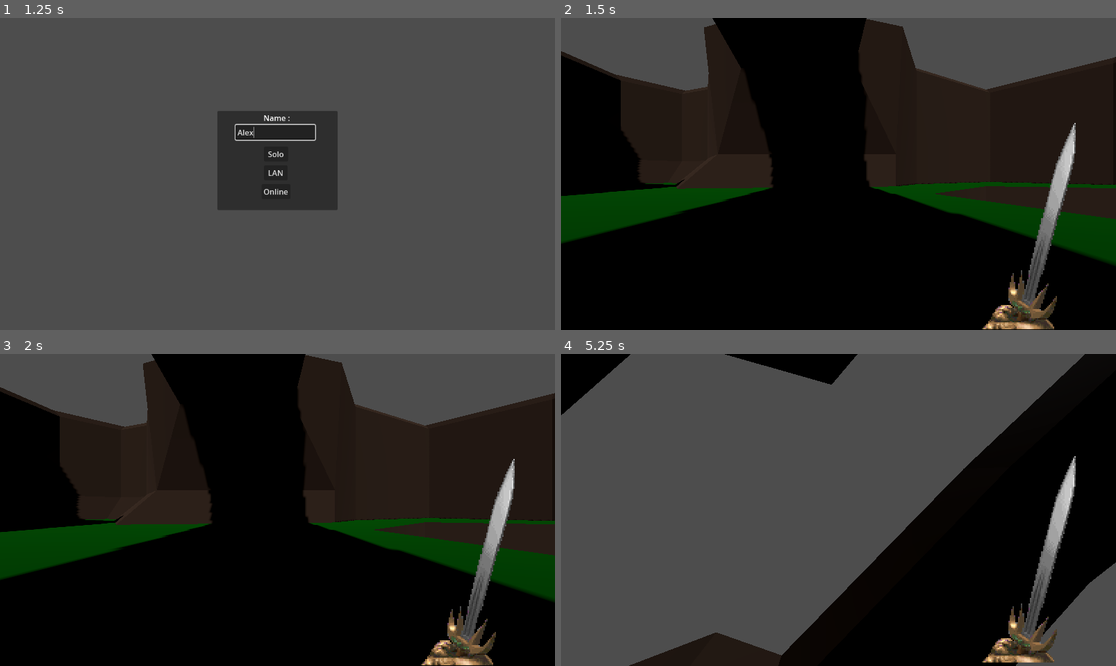
Above: before the commit, frames 1-4 (two rows, left to right).
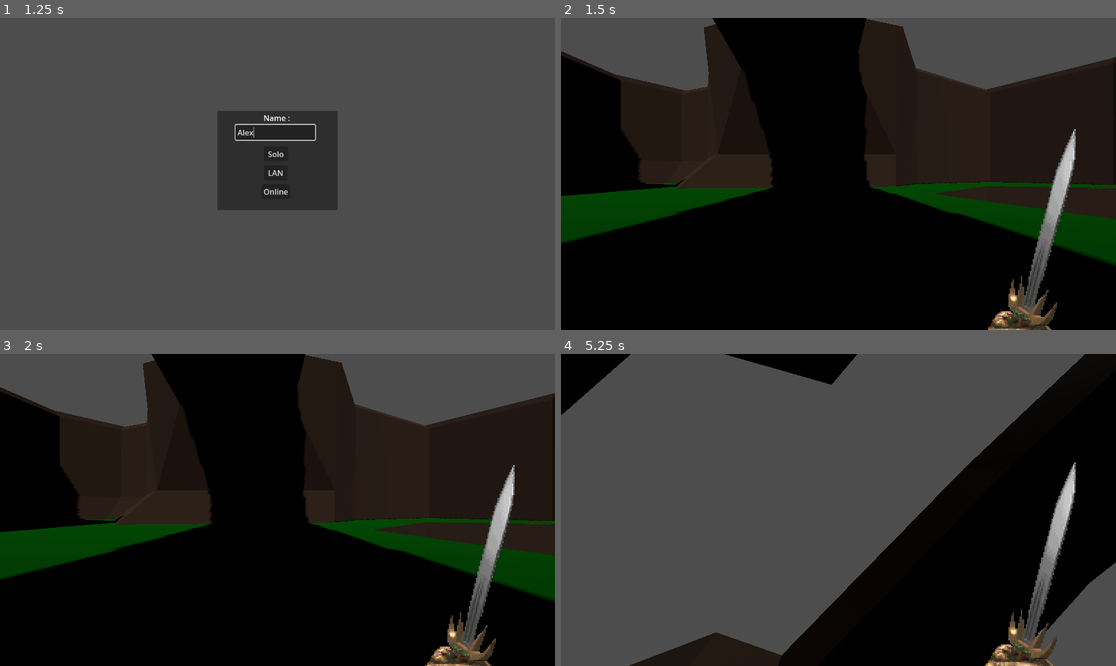
Above: after the commit, the same moments.

Repository: AdrienPiechocki/Magus-Opus
Game: Godot game, scene res://Scenes/Lobby.tscn
The game is run twice, just before and just after one commit, with the same random seed, the same clock (stepped at 60 frames per second) and the same inputs.
Inputs (mouse positions are in pixels of both pictures, inside the frame that each line leads up to):
- Up to frame 1 (1.25 s): click (277, 133) at 0.52 s; type "Alex" at 0.6 s
- Up to frame 2 (1.5 s): click "Solo" at 1.25 s
- Up to frame 3 (2 s): no input
- Up to frame 4 (5.25 s): move the mouse to (960, 494) at 2.02 s; hold D (right) 2.03-2.78 s; hold Shift (sprint) 2.03-2.78 s; tap L (light) at 2.1, 3.05, 3.6, 4.55, 5.1 s; tap Space (jump) at 2.27, 3.02, 4.52 s; move the mouse to (727, 525) at 2.77 s; hold S (backward) 2.78-3.53 s; tap Shift (sprint) at 2.85, 4.35 s; move the mouse to (894, 441) at 3.52 s; hold D (right) 3.53-4.28 s; hold Shift (sprint) 3.53-4.28 s; move the mouse to (810, 572) at 4.27 s; hold W (forward) 4.28-5.03 s; move the mouse to (1005, 556) at 5.02 s; hold A (left) from 5.03 s (still down); hold Shift (sprint) from 5.03 s (still down)

Frame 1 is identical in both runs. In frame 2, 1.7% of the frame differs, in the area x 75-93%, y 33-100%; in frame 3, 1.7%; in frame 4, 1.8%, in the area x 75-93%, y 32-100%.

Commit message:
added settings

Diff:
--- /dev/null
+++ b/Prefabs/GameManager.tscn
@@ -0,0 +1,14 @@
+[gd_scene load_steps=3 format=3 uid="uid://b4aronf3viax3"]
+
+[ext_resource type="Script" uid="uid://5ka6vhemksjo" path="res://Scripts/GameManager.gd" id="1_4v1xe"]
+
+[sub_resource type="SceneReplicationConfig" id="SceneReplicationConfig_4v1xe"]
+properties/0/path = NodePath(".:in_game")
+properties/0/spawn = true
+properties/0/replication_mode = 1
+
+[node name="GameManager" type="Node"]
+script = ExtResource("1_4v1xe")
+
+[node name="MultiplayerSynchronizer" type="MultiplayerSynchronizer" parent="."]
+replication_config = SubResource("SceneReplicationConfig_4v1xe")
--- a/Prefabs/Players/player.tscn
+++ b/Prefabs/Players/player.tscn
@@ -13,6 +13,7 @@
 [ext_resource type="Texture2D" uid="uid://dv1v55jegty1g" path="res://Graphics/textures/Player/Idle/Player_NW.png" id="11_tbr1p"]
 [ext_resource type="Script" uid="uid://c2s40v7gla3u6" path="res://Scripts/PlayerInputs.gd" id="12_havlv"]
 [ext_resource type="Texture2D" uid="uid://yxmd5clogng3" path="res://Graphics/textures/Player/Hands/Dagger/Dagger_Idle.PNG" id="12_udiyv"]
+[ext_resource type="PackedScene" uid="uid://cdiokfvfbqsxh" path="res://Scenes/UserInterface.tscn" id="14_c6tfb"]
 
 [sub_resource type="CapsuleShape3D" id="CapsuleShape3D_5wxv7"]
 
@@ -83,9 +84,9 @@
 anchor_right = 1.0
 anchor_bottom = 1.0
 offset_left = -278.0
-offset_top = -429.0
+offset_top = -416.0
 offset_right = -213.0
-offset_bottom = -286.0
+offset_bottom = -273.0
 grow_horizontal = 0
 grow_vertical = 0
 scale = Vector2(3, 3)
@@ -103,3 +104,6 @@
 
 [node name="InputSynchronizer" type="MultiplayerSynchronizer" parent="Inputs"]
 replication_config = SubResource("SceneReplicationConfig_3vpsw")
+
+[node name="UserInterface" parent="." instance=ExtResource("14_c6tfb")]
+visible = false
--- /dev/null
+++ b/Scenes/UserInterface.tscn
@@ -0,0 +1,109 @@
+[gd_scene load_steps=5 format=3 uid="uid://cdiokfvfbqsxh"]
+
+[ext_resource type="Script" uid="uid://bi2wha2ms4nmx" path="res://Scripts/UIManager.gd" id="1_ofew4"]
+
+[sub_resource type="StyleBoxLine" id="StyleBoxLine_xc8ml"]
+color = Color(0.593134, 0.593134, 0.593134, 1)
+grow_begin = -7.0
+grow_end = -7.0
+thickness = 3
+
+[sub_resource type="StyleBoxFlat" id="StyleBoxFlat_xc8ml"]
+
+[sub_resource type="StyleBoxFlat" id="StyleBoxFlat_ofew4"]
+bg_color = Color(0.779291, 0.779291, 0.779291, 1)
+
+[node name="UserInterface" type="Control"]
+layout_mode = 3
+anchors_preset = 15
+anchor_right = 1.0
+anchor_bottom = 1.0
+grow_horizontal = 2
+grow_vertical = 2
+script = ExtResource("1_ofew4")
+
+[node name="Menu" type="Panel" parent="."]
+layout_mode = 1
+anchors_preset = 8
+anchor_left = 0.5
+anchor_top = 0.5
+anchor_right = 0.5
+anchor_bottom = 0.5
+offset_left = -219.0
+offset_top = -312.5
+offset_right = 219.0
+offset_bottom = 312.5
+grow_horizontal = 2
+grow_vertical = 2
+
+[node name="Back" type="Button" parent="Menu"]
+layout_mode = 1
+anchors_preset = 5
+anchor_left = 0.5
+anchor_right = 0.5
+offset_left = -69.0
+offset_top = 50.0
+offset_right = 1.0
+offset_bottom = 81.0
+grow_horizontal = 2
+scale = Vector2(2, 2)
+text = "Back
+"
+
+[node name="Exit" type="Button" parent="Menu"]
+layout_mode = 1
+anchors_preset = 7
+anchor_left = 0.5
+anchor_top = 1.0
+anchor_right = 0.5
+anchor_bottom = 1.0
+offset_left = -69.0
+offset_top = -125.0
+offset_right = 1.0
+offset_bottom = -94.0
+grow_horizontal = 2
+grow_vertical = 0
+scale = Vector2(2, 2)
+text = "Exit"
+
+[node name="Settings" type="Panel" parent="Menu"]
+custom_minimum_size = Vector2(350, 300)
+layout_mode = 1
+anchors_preset = 8
+anchor_left = 0.5
+anchor_top = 0.5
+anchor_right = 0.5
+anchor_bottom = 0.5
+offset_left = -20.0
+offset_top = -20.0
+offset_right = 20.0
+offset_bottom = 20.0
+grow_horizontal = 2
+grow_vertical = 2
+
+[node name="Brightness" type="Label" parent="Menu/Settings"]
+layout_mode = 0
+offset_left = 44.0
+offset_top = 31.0
+offset_right = 210.0
+offset_bottom = 70.0
+theme_override_font_sizes/font_size = 24
+text = "Brightness : "
+
+[node name="BrightnessSlider" type="HSlider" parent="Menu/Settings"]
+layout_mode = 1
+anchors_preset = -1
+anchor_right = 0.009
+offset_left = 47.0
+offset_top = 73.0
+offset_right = 298.058
+offset_bottom = 89.0
+theme_override_styles/slider = SubResource("StyleBoxLine_xc8ml")
+theme_override_styles/grabber_area = SubResource("StyleBoxFlat_xc8ml")
+theme_override_styles/grabber_area_highlight = SubResource("StyleBoxFlat_ofew4")
+max_value = 0.5
+step = 0.05
+
+[connection signal="pressed" from="Menu/Back" to="." method="_on_back_pressed"]
+[connection signal="pressed" from="Menu/Exit" to="." method="_on_exit_pressed"]
+[connection signal="drag_ended" from="Menu/Settings/BrightnessSlider" to="." method="_on_brightness_slider_drag_ended"]
--- a/Scripts/GameManager.gd
+++ b/Scripts/GameManager.gd
@@ -11,12 +11,15 @@
 var is_host = false
 var external_oid = ""
 var server_started:bool = false
+@export var in_game:bool = false
 
 # Name for my player.
 var player_name = "Player"
 
 # Names for remote players in id:name format.
 var players = {}
+
+var graphics_settings = {}
 
 # Signals to let lobby GUI know what's going on.
 signal player_list_changed()
@@ -73,13 +76,13 @@
 	player_list_changed.emit()
 	print("Player ", new_player_name, " connected with ID ", id)
 
-@rpc("any_peer")
+@rpc("any_peer", "call_local", "reliable")
 func unregister_player(id):
 	players.erase(id)
-	if multiplayer.get_peers().is_empty():
+	if id == 1:
 		is_host = false
-		peer.close()
-	elif id != 1:
+		_server_disconnected()
+	else:
 		multiplayer.multiplayer_peer.disconnect_peer(id)
 	player_list_changed.emit()
 
@@ -139,8 +142,10 @@
 		player.name = str(p_id)
 		world.get_node("Players").add_child(player, true)
 		print("spawned player with id: ", player.name)
+	toggle_game(true)
 
 func end_game():
+	toggle_game(false)
 	if has_node("/root/World"): # Game is in progress.
 		# End it
 		get_node("/root/World").queue_free()
@@ -148,8 +153,13 @@
 	game_ended.emit()
 	players.clear()
 
+@rpc("any_peer", "call_local", "reliable")
+func toggle_game(toggle:bool):
+	in_game = toggle
 
 func _ready():
+	load_config()
+
 	Noray.on_connect_to_host.connect(_connected_ok_noray)
 	Noray.on_connect_nat.connect(handle_nat_connection)
 	Noray.on_connect_relay.connect(handle_relay_connection)
@@ -218,3 +228,28 @@
 @rpc("any_peer")
 func _is_multiplayer():
 	server_started = multiplayer.multiplayer_peer != null
+
+func load_config():
+	var config = ConfigFile.new()
+	var err = config.load("user://settings.cfg")
+	#if config doesn't exist, create config
+	if err != OK:
+		create_config(config)
+
+	#load config values
+	graphics_settings["brightness"] = config.get_value("Graphics", "brightness")
+
+func create_config(config:ConfigFile):
+	#create default values
+	config.set_value("Graphics", "brightness", 0.0)
+
+	#save config
+	config.save("user://settings.cfg")
+
+func save_config():
+	var config = ConfigFile.new()
+	for key in graphics_settings.keys():
+		config.set_value("Graphics", key, graphics_settings[key])
+
+	#save config
+	config.save("user://settings.cfg")
--- a/Scripts/LobbyManager.gd
+++ b/Scripts/LobbyManager.gd
@@ -85,13 +85,12 @@
 		if GameManager.is_host:
 			if not multiplayer.get_peers().is_empty():
 				for peer in multiplayer.get_peers():
-					GameManager.unregister_player(peer)
+					GameManager.unregister_player.rpc(peer)
 				multiplayer.server_disconnected.emit()
 			else:
-				GameManager.unregister_player(1)
+				GameManager.unregister_player.rpc(1)
 		else:
 			GameManager.unregister_player.rpc(multiplayer.get_unique_id())
-			GameManager.end_game()
 
 
 func refresh_lobby():
@@ -113,7 +112,8 @@
 
 func _on_game_ended():
 	show()
-	$Connect.show()
+	$Choice.show()
+	$Connect.hide()
 	$Players.hide()
 	$Connect/Host.disabled = false
 	$Connect/Join.disabled = false
--- a/Scripts/Player.gd
+++ b/Scripts/Player.gd
@@ -13,6 +13,7 @@
 @onready var hands = $Hands
 @onready var left_hand = $Hands/LeftHand
 @onready var right_hand = $Hands/RightHand
+@onready var UI = $UserInterface
 
 var lantern_lit:bool = false
 var is_name_set:bool = false
@@ -28,6 +29,7 @@
 		get_node("Inputs/InputSynchronizer").set_multiplayer_authority(str(name).to_int())
 	camera.current = get_node("Inputs/InputSynchronizer").is_multiplayer_authority()
 	sprite.hide()
+	Input.mouse_mode = Input.MOUSE_MODE_CAPTURED
 
 func _process(_delta: float) -> void:
 	#Set player nametag:
@@ -62,31 +64,41 @@
 	sprite.show()
 
 func _physics_process(delta: float) -> void:
-	#gravity = calcGravity()
-	if multiplayer.multiplayer_peer == null or str(multiplayer.get_unique_id()) == str(name):
-		# The client which this player represent will update the controls state, and notify it to everyone.
-		inputs.update(delta)
-		camera_bob(delta)
-		#Manage lantern
-		if Input.is_action_just_pressed("light"):
-			toggle_lantern.rpc()
-		set_lantern.rpc(delta)
+	if GameManager.in_game:
+		if multiplayer.multiplayer_peer == null or str(multiplayer.get_unique_id()) == str(name):
+			# The client which this player represent will update the controls state, and notify it to everyone.
+			inputs.update(delta)
+			camera_bob(delta)
+			#Manage lantern
+			if Input.is_action_just_pressed("light"):
+				toggle_lantern.rpc()
+			set_lantern.rpc(delta)
 
-	if multiplayer.multiplayer_peer == null or is_multiplayer_authority():
-		# The server updates the position that will be notified to the clients.
-		synced_position = position
+			#Escape Menu:
+			if Input.is_action_just_released("menu"):
+				UI.visible = !UI.visible
+				toggle_mouse()
+
+		if multiplayer.multiplayer_peer == null or is_multiplayer_authority():
+			# The server updates the position that will be notified to the clients.
+			synced_position = position
+		else:
+			# The client simply updates the position to the last known one.
+			position = synced_position
+
+		#handle sprint / player speed
+		speed = (14 if Input.is_action_pressed("sprint") and is_on_floor() else 7)
+
+		#handle movement
+		velocity = inputs.motion * speed
+
+		move_and_slide()
+
+func toggle_mouse():
+	if Input.mouse_mode == Input.MOUSE_MODE_CAPTURED:
+		Input.mouse_mode = Input.MOUSE_MODE_VISIBLE
 	else:
-		# The client simply updates the position to the last known one.
-		position = synced_position
-
-	#handle sprint / player speed
-	speed = (14 if Input.is_action_pressed("sprint") and is_on_floor() else 7)
-
-	#handle movement
-	velocity = inputs.motion * speed
-
-	move_and_slide()
-
+		Input.mouse_mode = Input.MOUSE_MODE_CAPTURED
 
 func camera_bob(delta:float):
 	if velocity.length() > 0:
--- a/Scripts/PlayerInputs.gd
+++ b/Scripts/PlayerInputs.gd
@@ -10,6 +10,9 @@
 var movement_dir:Vector3
 
 func update(delta: float):
+
+	if Input.is_action_pressed("menu"):
+		pass
 
 	#handle horizontal movement
 	var m = Input.get_vector("left", "right", "forward", "backward")
@@ -34,7 +37,7 @@
 	motion = movement_dir
 
 func _unhandled_input(event: InputEvent) -> void:
-	if event is InputEventMouseMotion && camera.current:
+	if event is InputEventMouseMotion and camera.current and Input.mouse_mode == Input.MOUSE_MODE_CAPTURED:
 		rotate_head.rpc(event)
 		camera.rotate_x(-event.relative.y * mouse_sensivity)
 		camera.rotation.x = clamp(camera.rotation.x, deg_to_rad(-80), deg_to_rad(80))
--- a/Scripts/SpriteManager.gd
+++ b/Scripts/SpriteManager.gd
@@ -33,29 +33,30 @@
 	mat = mesh.surface_get_material(0).duplicate()
 
 func _process(_delta: float) -> void:
-	update.rpc_id(int(get_parent().name))
-	for player in get_tree().get_nodes_in_group("Player"):
-		if player.name != get_parent().name:
-			pos = player.position.direction_to(global_position)
-			if abs(pos.x) < 0.5:
-				if pos.z > 0:
-					set_texture(player, [West, SouthWest, South, SouthEast, East, NorthEast, North, NorthWest])
-				elif pos.z < 0:
-					set_texture(player, [East, NorthEast, North, NorthWest, West, SouthWest, South, SouthEast])
-			elif pos.x > 0:
-				if abs(pos.z) < 0.5:
-					set_texture(player, [South, SouthEast, East, NorthEast, North, NorthWest, West, SouthWest])
-				elif pos.z > 0:
-					set_texture(player, [SouthWest, South, SouthEast, East, NorthEast, North, NorthWest, West])
-				elif pos.z < 0:
-					set_texture(player, [SouthEast, East, NorthEast, North, NorthWest, West, SouthWest, South])
-			elif pos.x < 0:
-				if abs(pos.z) < 0.5:
-					set_texture(player, [North, NorthWest, West, SouthWest, South, SouthEast, East, NorthEast])
-				elif pos.z > 0:
-					set_texture(player, [NorthWest, West, SouthWest, South, SouthEast, East, NorthEast, North])
-				elif pos.z < 0:
-					set_texture(player, [NorthEast, North, NorthWest, West, SouthWest, South, SouthEast, East])
+	if GameManager.in_game:
+		update.rpc_id(int(get_parent().name))
+		for player in get_tree().get_nodes_in_group("Player"):
+			if player.name != get_parent().name:
+				pos = player.position.direction_to(global_position)
+				if abs(pos.x) < 0.5:
+					if pos.z > 0:
+						set_texture(player, [West, SouthWest, South, SouthEast, East, NorthEast, North, NorthWest])
+					elif pos.z < 0:
+						set_texture(player, [East, NorthEast, North, NorthWest, West, SouthWest, South, SouthEast])
+				elif pos.x > 0:
+					if abs(pos.z) < 0.5:
+						set_texture(player, [South, SouthEast, East, NorthEast, North, NorthWest, West, SouthWest])
+					elif pos.z > 0:
+						set_texture(player, [SouthWest, South, SouthEast, East, NorthEast, North, NorthWest, West])
+					elif pos.z < 0:
+						set_texture(player, [SouthEast, East, NorthEast, North, NorthWest, West, SouthWest, South])
+				elif pos.x < 0:
+					if abs(pos.z) < 0.5:
+						set_texture(player, [North, NorthWest, West, SouthWest, South, SouthEast, East, NorthEast])
+					elif pos.z > 0:
+						set_texture(player, [NorthWest, West, SouthWest, South, SouthEast, East, NorthEast, North])
+					elif pos.z < 0:
+						set_texture(player, [NorthEast, North, NorthWest, West, SouthWest, South, SouthEast, East])
 
 func set_texture(player, order:Array):
 	if sideToMaterial[currentSide] == North:
--- /dev/null
+++ b/Scripts/UIManager.gd
@@ -0,0 +1,22 @@
+extends Node
+
+@onready var environement:WorldEnvironment = $"/root/World/WorldEnvironment"
+@onready var brightness = $Menu/Settings/BrightnessSlider
+
+func _ready() -> void:
+	brightness.value = GameManager.graphics_settings["brightness"]
+	environement.environment.ambient_light_color = Color(brightness.value, brightness.value, brightness.value)
+
+func _on_exit_pressed() -> void:
+	GameManager.unregister_player.rpc(multiplayer.get_unique_id())
+	GameManager.end_game()
+
+func _on_back_pressed() -> void:
+	$".".hide()
+	Input.mouse_mode = Input.MOUSE_MODE_CAPTURED
+
+func _on_brightness_slider_drag_ended(value_changed: bool) -> void:
+	if value_changed:
+		environement.environment.ambient_light_color = Color(brightness.value, brightness.value, brightness.value)
+		GameManager.graphics_settings["brightness"] = brightness.value
+		GameManager.save_config()
--- a/project.godot
+++ b/project.godot
@@ -17,7 +17,7 @@
 
 [autoload]
 
-GameManager="*res://Scripts/GameManager.gd"
+GameManager="*res://Prefabs/GameManager.tscn"
 Noray="*res://addons/netfox.noray/noray.gd"
 PacketHandshake="*res://addons/netfox.noray/packet-handshake.gd"
 
Not shown: 1 places in Prefabs/Players/player.tscn that only renumber resources
Not shown, added: Scripts/UIManager.gd.uid
